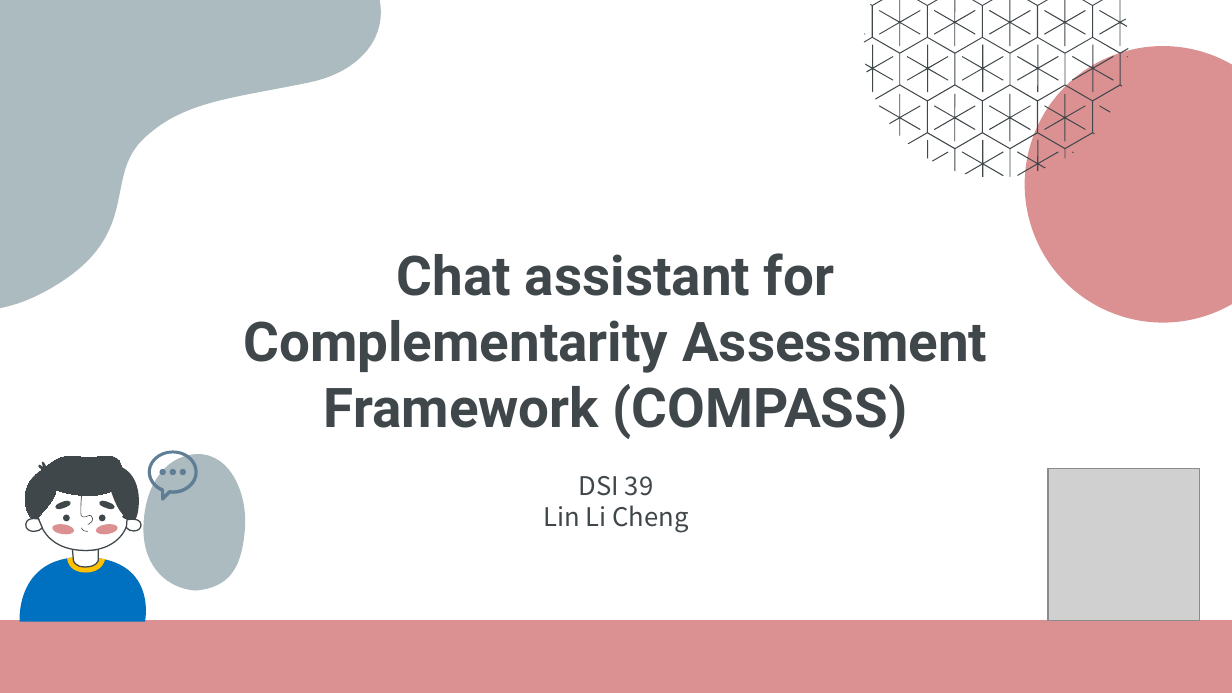
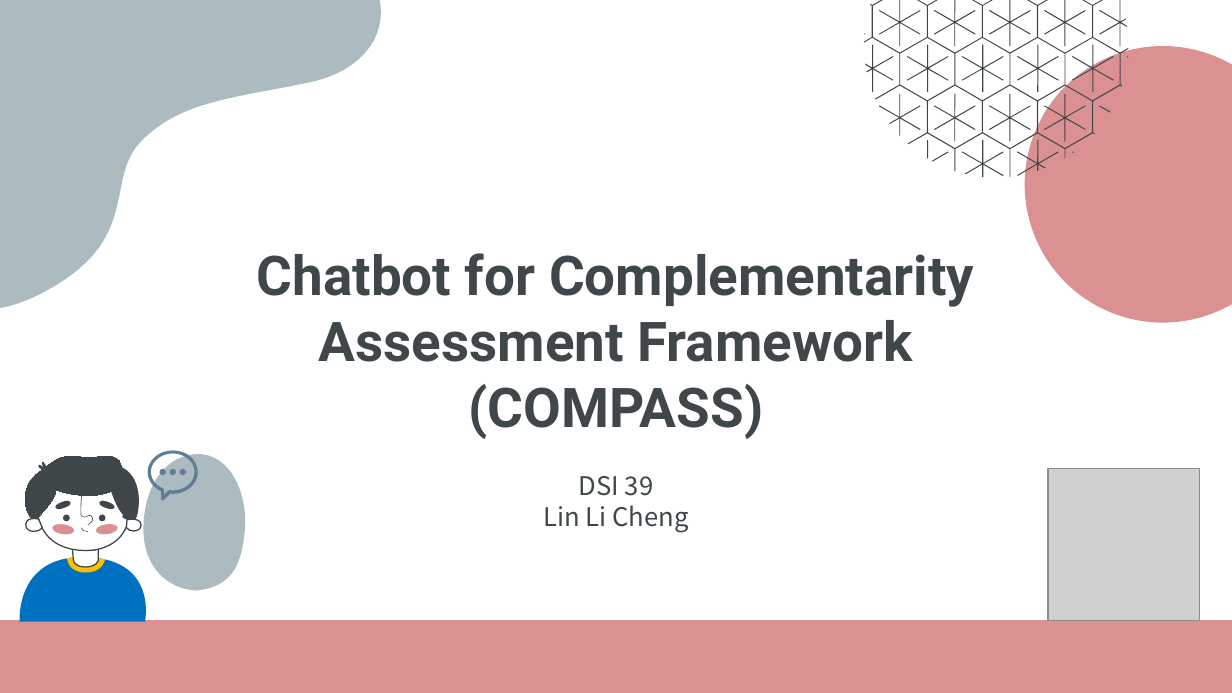
Before and after one commit to llclin/GA_Capstone, a slide deck: slide 1 of Capstone_powerpoint.pptx. Drawn at 1232x693 pixels with LibreOffice and Linux fonts; fonts in the diff are those of the drawing; grey boxes stand for pictures. Boxes give left, top, right and bottom in pixels: in the first picture for what was removed or moved away, otherwise in the second. Text is boxed around its words. In the diff, an @@ line names an element or a change of style, - is before the commit and + after.

```diff
--- a/Capstone_powerpoint.pptx
+++ b/Capstone_powerpoint.pptx
@@ title at bbox=[257, 253, 974, 439]: text changed @@
-Chat assistant for Complementarity Assessment Framework (COMPASS)
+Chatbot for Complementarity Assessment Framework (COMPASS)
```
Also in this commit, not shown: 3 other slides changed, 1 other file.
